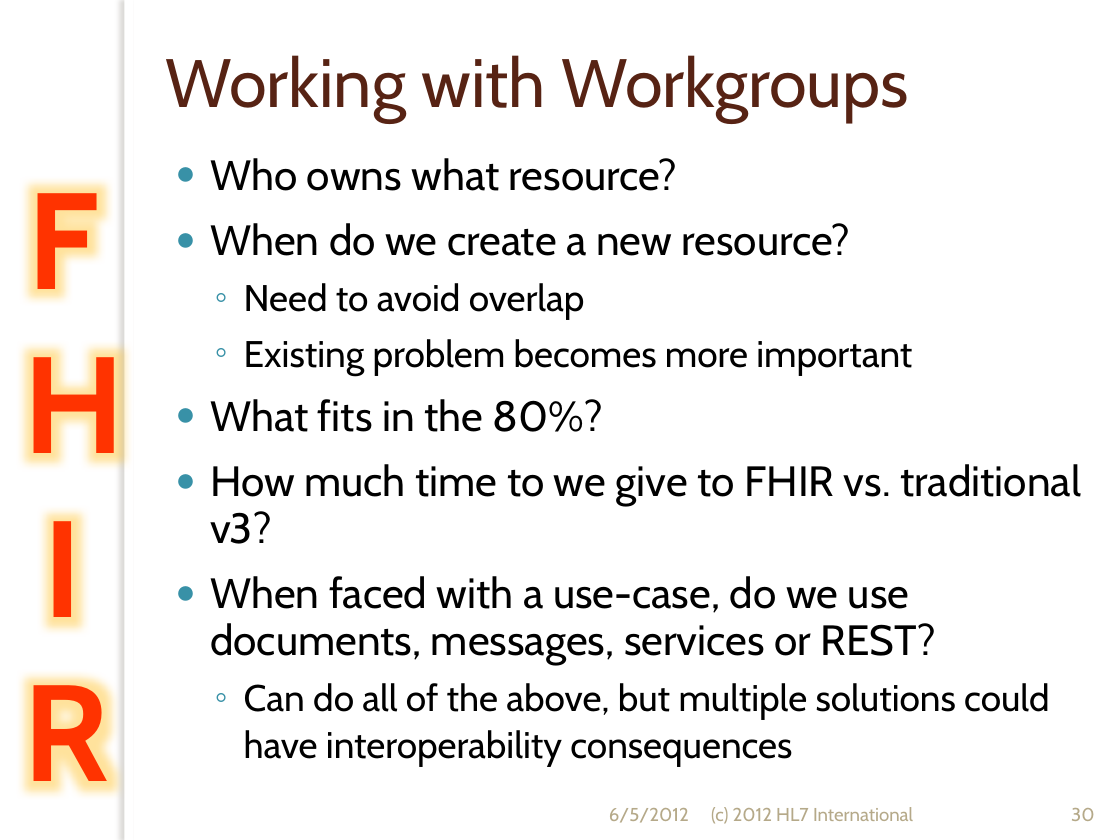
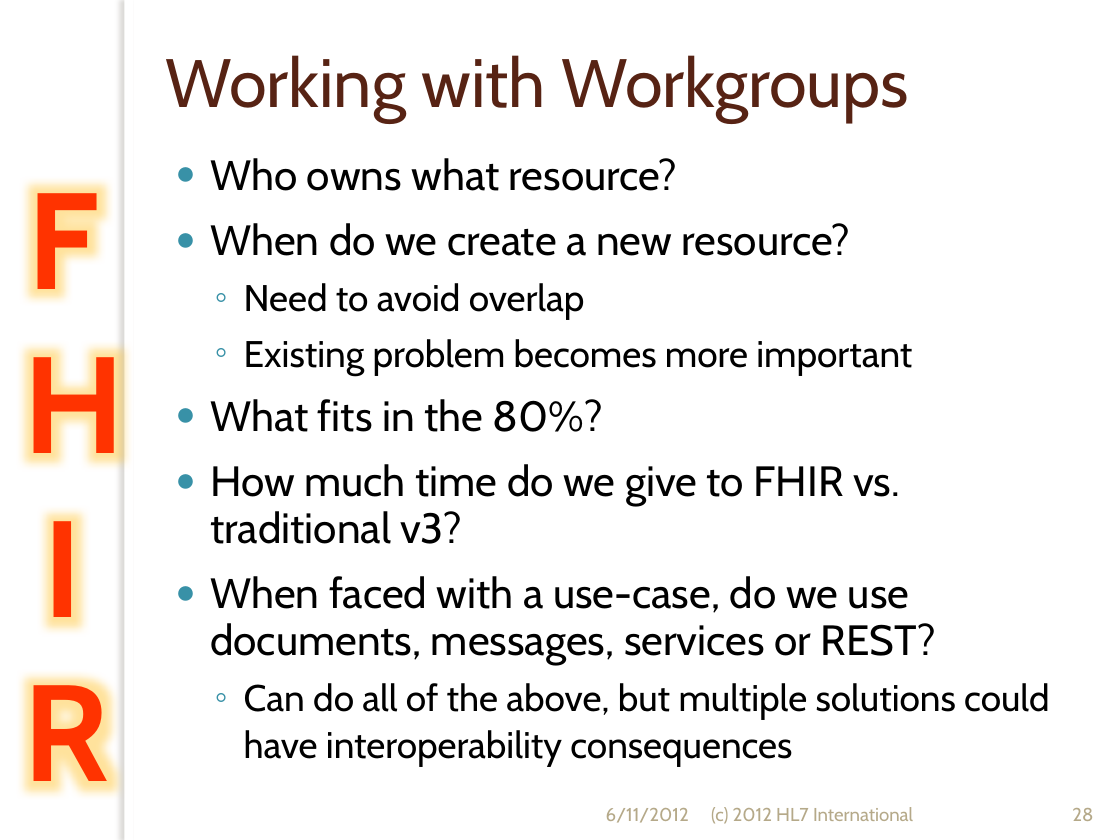
Before and after one commit to vista-novo/fhir, a slide deck: slide 28 of presentations/Short Introduction to FHIR.pptx (slide 30 before the commit). Drawn at 1120x840 pixels with LibreOffice and Linux fonts; fonts in the diff are those of the drawing; background and template pictures are left out. Boxes give left, top, right and bottom in pixels: in the first picture for what was removed or moved away, otherwise in the second. Text is boxed around its words. In the diff, an @@ line names an element or a change of style, - is before the commit and + after.

Commit message:
- Added copyright message to Infrastructure.cs - Updated short FHIR presentation - Added AtomEntry/Feed to tools/java/org.hl7.fhir.instance - ResourceDefn now no longer IS an ElementDefn, but HAS an ElementDefn

```diff
--- a/presentations/Short Introduction to FHIR.pptx
+++ b/presentations/Short Introduction to FHIR.pptx
@@ text at (x1=210, y1=464, x2=900, y2=544): text changed @@
-● How much time to we give to FHIR vs. traditional v3?
+● How much time do we give to FHIR vs. traditional v3?
@@ text at (x1=606, y1=808, x2=689, y2=823): text changed @@
-6/5/2012
+6/11/2012
@@ page number at (x1=1072, y1=808, x2=1093, y2=821): text changed @@
-30
+28
```
Also in this commit, not shown: 31 other slides changed, 2 slides removed, 23 other files.
